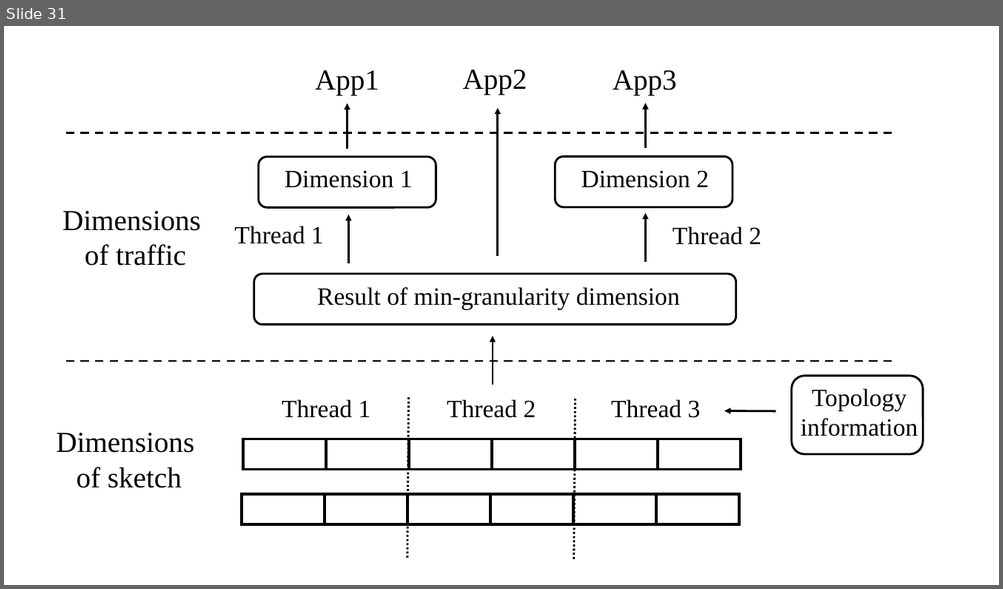
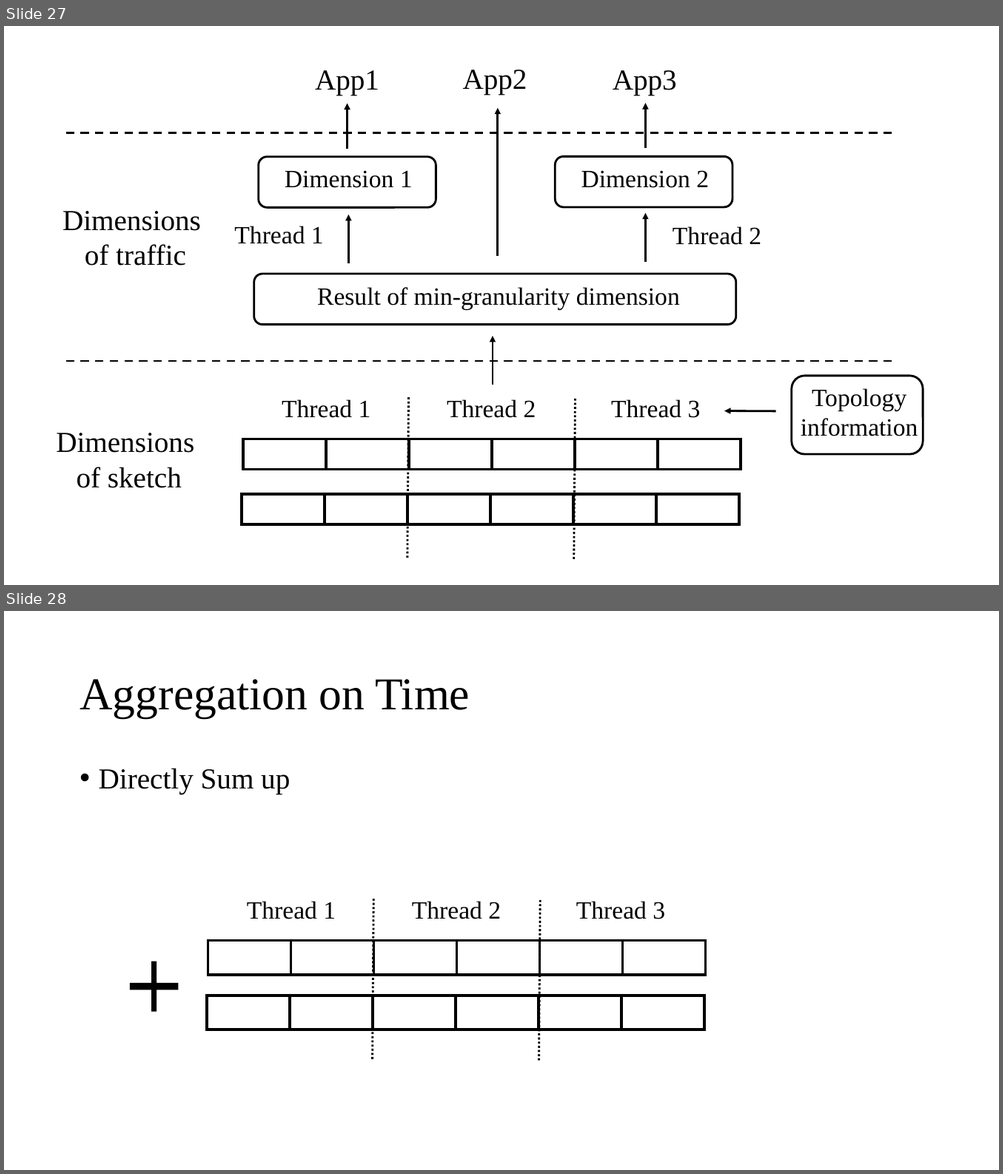
Before and after one commit to Lipox/Dimension, a slide deck: dimensions.pptx. Shown one above the other, each under a label of ours: slide 31 before the commit, slides 27 and 28 after it. The pictures are 1003x589 and 1003x1174 pixels, drawn with LibreOffice and Linux fonts; fonts in the diff are those of the drawing. Boxes give left, top, right and bottom in pixels: in the first picture for what was removed or moved away, otherwise in the second. Text is boxed around its words. In the diff, an @@ line names an element or a change of style, - is before the commit and + after.

```diff
--- a/dimensions.pptx
+++ b/dimensions.pptx
@@ slide 28 added at [4, 611, 999, 1170], background #FFFFFF @@
@@ title added at [79, 679, 470, 718], 44 pt, text #000000 @@
+Aggregation on Time
@@ text added at [99, 768, 290, 794], 28 pt, text #000000 @@
+• Directly Sum up
@@ line added from (373, 899) to (373, 1062), #000000 2 pt dashed @@
@@ text added at [247, 901, 336, 920], 24 pt, text #000000 @@
+Thread 1
@@ text added at [412, 901, 501, 920], 24 pt, text #000000 @@
+Thread 2
@@ line added from (540, 900) to (539, 1063), #000000 2 pt dashed @@
@@ text added at [576, 901, 665, 920], 24 pt, text #000000 @@
+Thread 3
@@ table added at [208, 941, 705, 971], 1 rows, 6 columns @@
+ |  |  |  |  | 
@@ plus added at [129, 962, 178, 1012], fill #000000 @@
@@ table added at [207, 996, 704, 1027], 1 rows, 6 columns @@
+ |  |  |  |  | 
@@ what was slide 31 is now slide 27 @@
```
Also in this commit, not shown: 3 slides changed, 2 other slides added.
